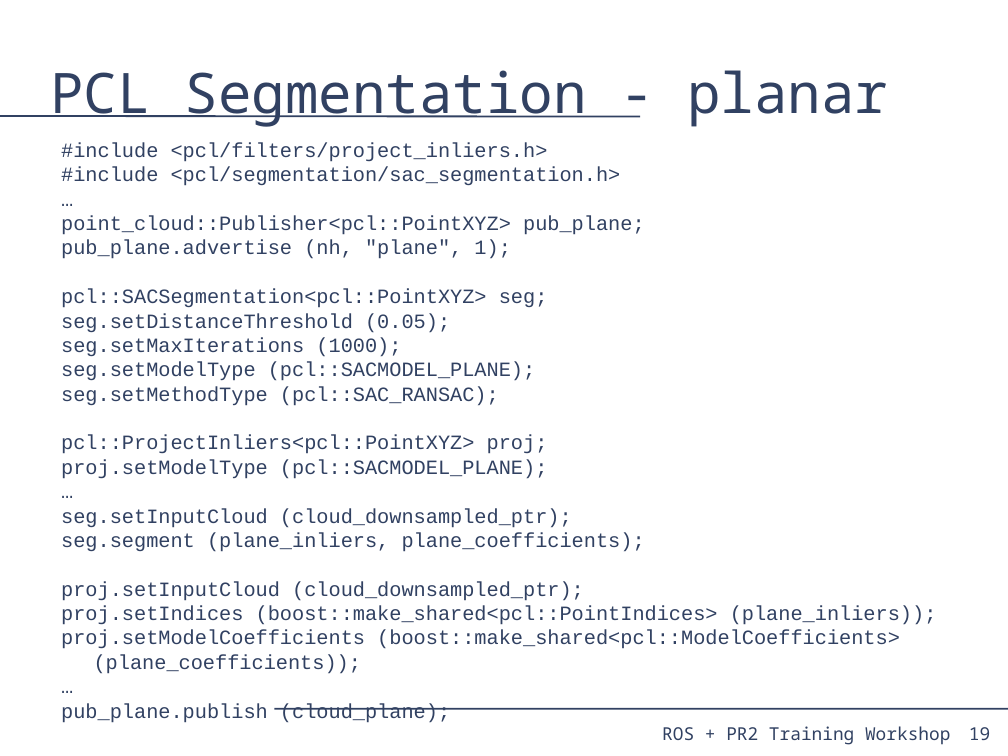
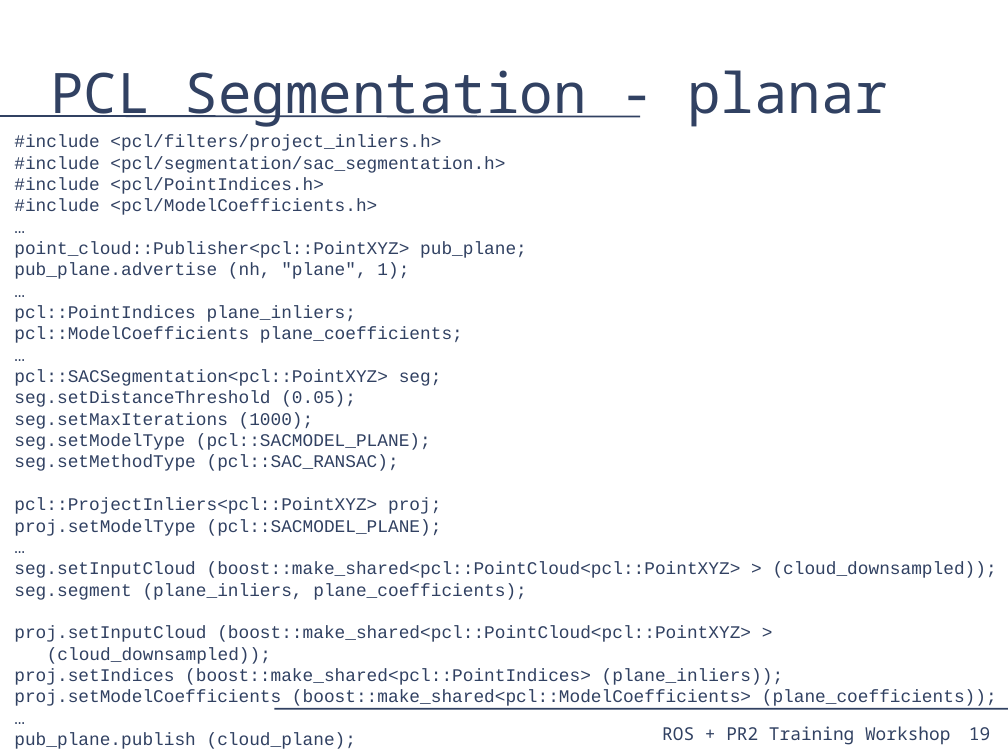
Before and after one commit to PR2/pr2_docs, a slide deck: slide 19 of pr2_training_workshop/processing_laser_data/slides.odp. Drawn at 1008x756 pixels with LibreOffice and Linux fonts; fonts in the diff are those of the drawing. Boxes give left, top, right and bottom in pixels: in the first picture for what was removed or moved away, otherwise in the second. Text is boxed around its words. In the diff, an @@ line names an element or a change of style, - is before the commit and + after.

Commit message:
new stuff

```diff
--- a/pr2_training_workshop/processing_laser_data/slides.odp
+++ b/pr2_training_workshop/processing_laser_data/slides.odp
@@ text "#include <pcl/filters/project_inliers.h>": place and size @@
-text "#include <pcl/filters/project_inliers.h>" at box(61, 143, 937, 674)
+text "#include <pcl/filters/project_inliers.h>" at box(14, 135, 997, 706)
@@ text at box(14, 135, 997, 706): size 16 to 14 pt in "#include <pcl/filters/project_inliers.h>", "#include <pcl/segmentation/sac_segmentation.h>", "…", "point_cloud::Publisher<pcl::PointXYZ> pub_plane;" and 14 more places @@
@@ text at box(14, 178, 377, 215): paragraphs added @@
+#include <pcl/PointIndices.h>
+#include <pcl/ModelCoefficients.h>
@@ text at box(14, 306, 463, 343): paragraphs added @@
+…
+pcl::PointIndices plane_inliers;
+pcl::ModelCoefficients plane_coefficients;
+…
@@ text at box(14, 562, 997, 578): text changed; size 16 to 14 pt @@
-seg.setInputCloud (cloud_downsampled_ptr);
+seg.setInputCloud (boost::make_shared<pcl::PointCloud<pcl::PointXYZ> > (cloud_downsampled));
@@ text at box(14, 626, 751, 664): text changed; size 16 to 14 pt @@
-proj.setInputCloud (cloud_downsampled_ptr);
+proj.setInputCloud (boost::make_shared<pcl::PointCloud<pcl::PointXYZ> > (cloud_downsampled));
```
Also in this commit, not shown: 2 other slides changed.
